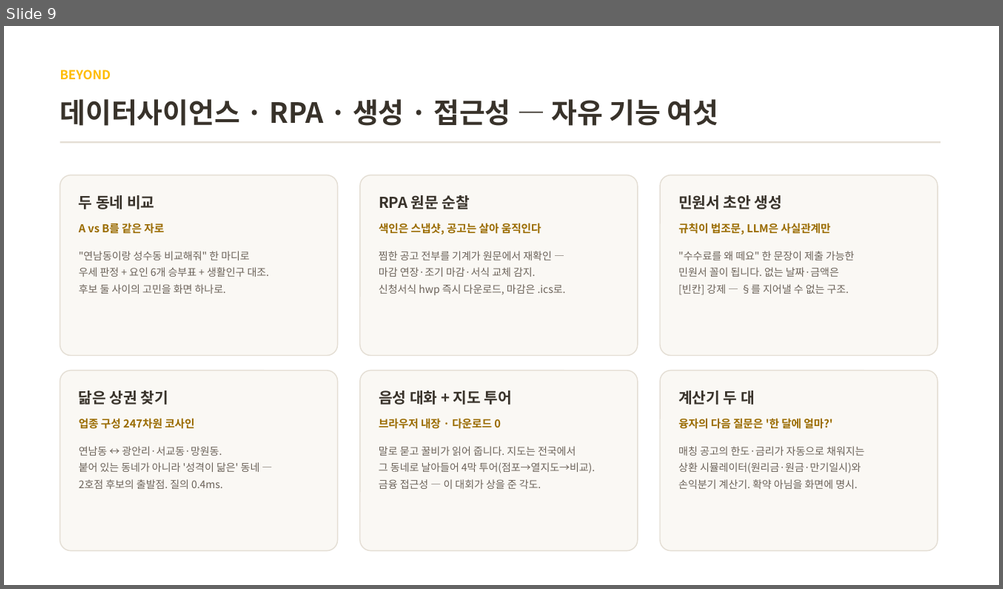
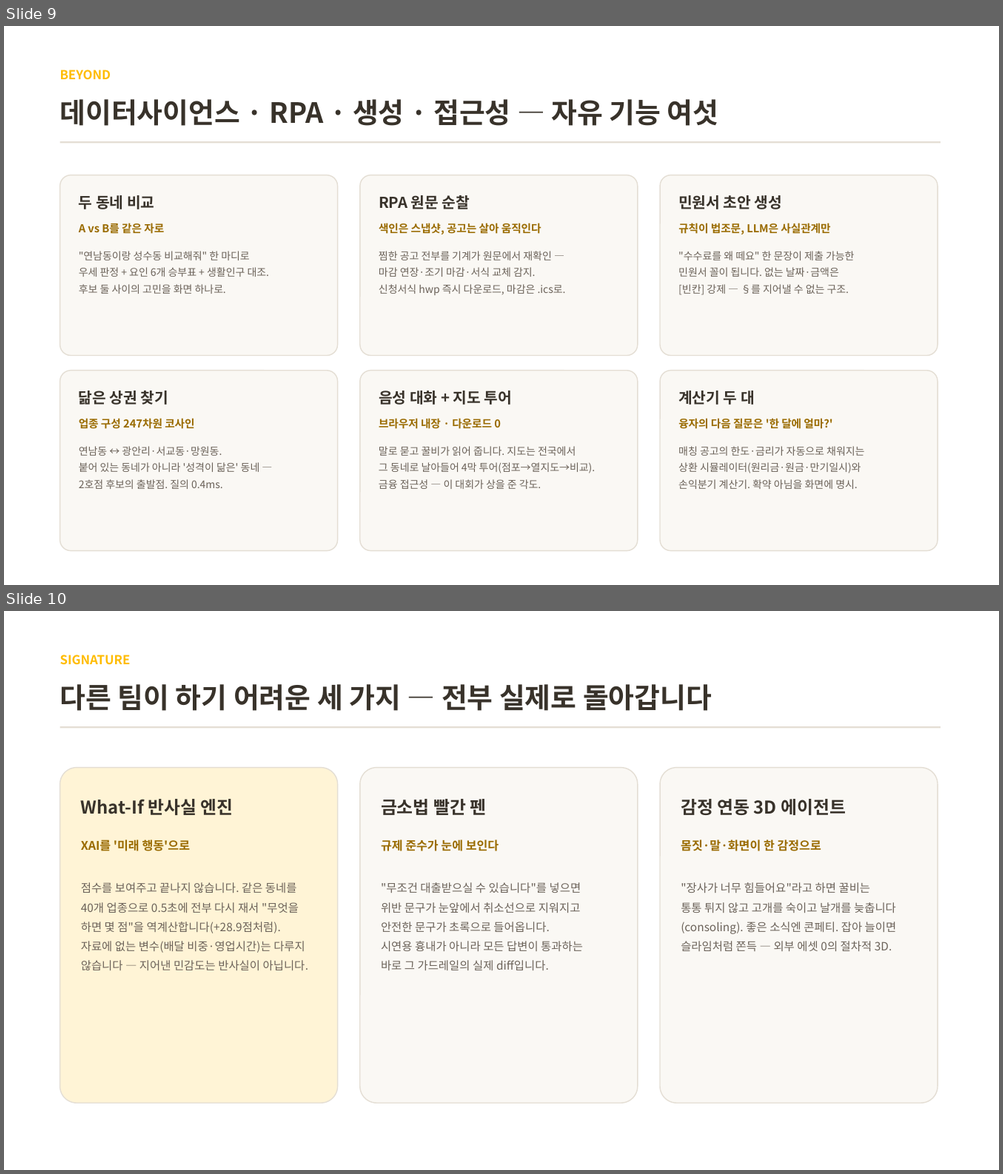
Before and after one commit to BioCode67/kb-kkulbee-smallbiz-multiagent, a slide deck: docs/꿀비_기술설명서.pptx. Shown one above the other, each under a label of ours: slide 9 before the commit, slides 9 and 10 after it. The pictures are 1003x589 and 1003x1174 pixels, drawn with LibreOffice and Linux fonts; fonts in the diff are those of the drawing. Boxes give left, top, right and bottom in pixels: in the first picture for what was removed or moved away, otherwise in the second. Text is boxed around its words. In the diff, an @@ line names an element or a change of style, - is before the commit and + after.

```diff
--- a/docs/꿀비_기술설명서.pptx
+++ b/docs/꿀비_기술설명서.pptx
@@ slide 10 added at [4, 611, 999, 1170], background #FFFFFF @@
@@ text added at [60, 655, 131, 665], 12 pt, text #FFBC00, bold @@
+SIGNATURE
@@ text added at [60, 684, 711, 711], 27 pt, text #38322A, bold @@
+다른 팀이 하기 어려운 세 가지 — 전부 실제로 돌아갑니다
@@ rectangle added at [60, 726, 940, 728], fill #E4DED4 @@
@@ rounded rectangle added at [60, 768, 338, 1103], fill #FFF4D6, outline #E4DED4 1 pt @@
@@ rounded rectangle added at [360, 768, 637, 1103], fill #FAF8F4, outline #E4DED4 1 pt @@
@@ rounded rectangle added at [660, 768, 937, 1103], fill #FAF8F4, outline #E4DED4 1 pt @@
@@ text added at [81, 799, 233, 815], 17 pt, text #38322A, bold @@
+What-If 반사실 엔진
@@ text added at [381, 799, 486, 815], 17 pt, text #38322A, bold @@
+금소법 빨간 펜
@@ text added at [680, 799, 845, 815], 17 pt, text #38322A, bold @@
+감정 연동 3D 에이전트
@@ text added at [81, 840, 190, 851], 11.5 pt, text #9A6B00, bold @@
+XAI를 '미래 행동'으로
@@ text added at [381, 840, 499, 851], 11.5 pt, text #9A6B00, bold @@
+규제 준수가 눈에 보인다
@@ text added at [680, 840, 821, 851], 11.5 pt, text #9A6B00, bold @@
+몸짓·말·화면이 한 감정으로
@@ text added at [81, 883, 308, 971], 11 pt, text #6B6259 @@
+점수를 보여주고 끝나지 않습니다. 같은 동네를
+40개 업종으로 0.5초에 전부 다시 재서 "무엇을
+하면 몇 점"을 역계산합니다(+28.9점처럼).
+자료에 없는 변수(배달 비중·영업시간)는 다루지
+않습니다 — 지어낸 민감도는 반사실이 아닙니다.
@@ text added at [381, 883, 583, 971], 11 pt, text #6B6259 @@
+"무조건 대출받으실 수 있습니다"를 넣으면
+위반 문구가 눈앞에서 취소선으로 지워지고
+안전한 문구가 초록으로 들어옵니다.
+시연용 흉내가 아니라 모든 답변이 통과하는
+바로 그 가드레일의 실제 diff입니다.
@@ text added at [680, 883, 896, 951], 11 pt, text #6B6259 @@
+"장사가 너무 힘들어요"라고 하면 꿀비는
+통통 튀지 않고 고개를 숙이고 날개를 늦춥니다
+(consoling). 좋은 소식엔 콘페티. 잡아 늘이면
+슬라임처럼 쫀득 — 외부 에셋 0의 절차적 3D.
```
Also in this commit, not shown: 9 other files.
